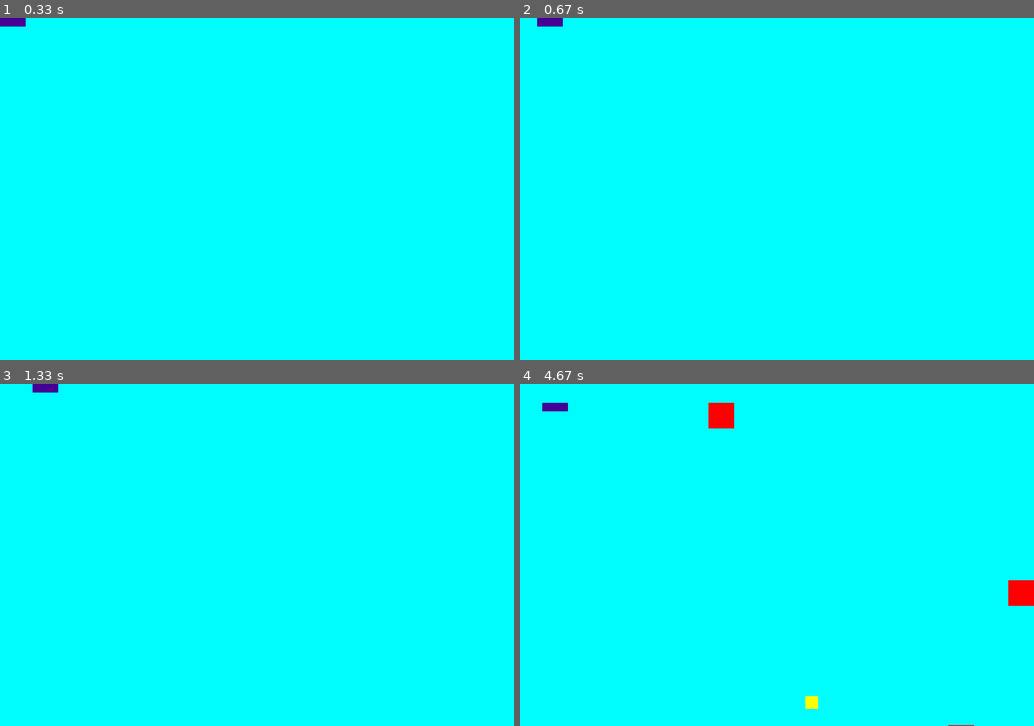
Above: before the commit, frames 1-4 (two rows, left to right).
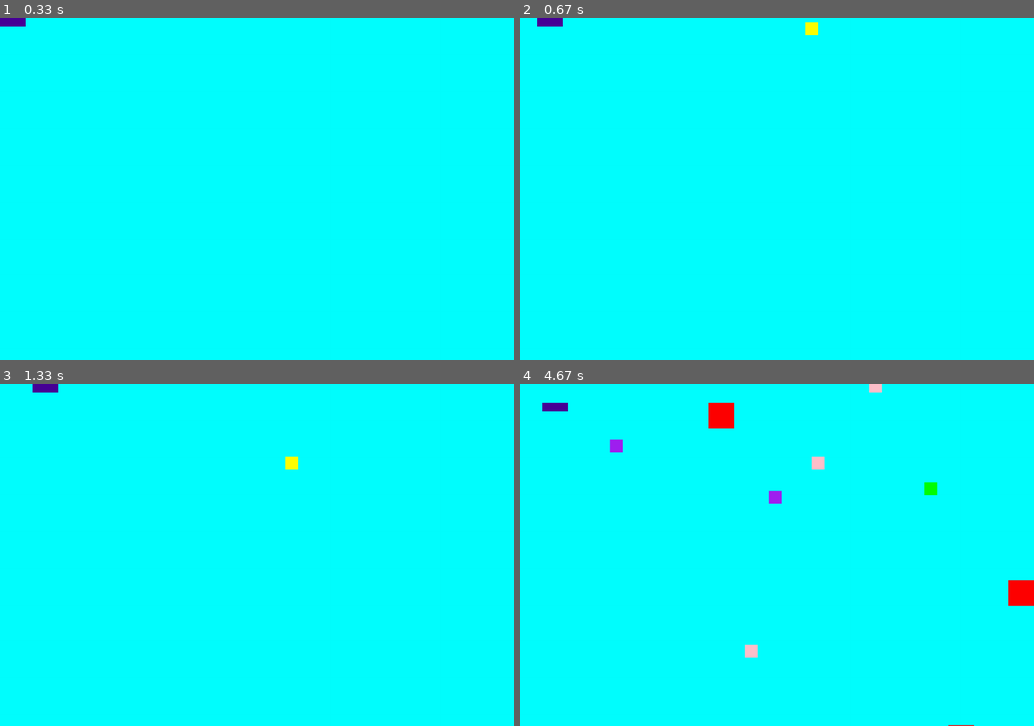
Above: after the commit, the same moments.

Repository: Michael-Kiniaiev/py-game
Game: pygame game, started from main.py
Same seed, same stepped clock (60 frames per second), same inputs: the game is played once before the commit and once after it.
Inputs:
- Up to frame 1 (0.33 s): no input
- Up to frame 2 (0.67 s): hold Right from 0.33 s (still down)
- Up to frame 3 (1.33 s): release Right at 0.8 s; hold Up 0.83-1.13 s; hold Right from 1.17 s (still down)
- Up to frame 4 (4.67 s): release Right at 1.63 s; hold Left 1.67-2.2 s; hold Down 2.23-2.53 s; hold Left 2.57-2.97 s; hold Up 3-3.37 s; hold Right 3.4-4.03 s; hold Down 4.07-4.43 s; hold Left from 4.47 s (still down)

Frame 1 is identical in both runs. In frame 2, 0.1% of the frame differs, in the area x 55-58%, y 1-5%; in frame 3, 0.1%; in frame 4, 0.7%, in the area x 17-82%, y 0-95%.

Commit message:
Update main.py

Diff:
--- a/main.py
+++ b/main.py
@@ -17,7 +17,7 @@
 CREATE_BONUS = pygame.USEREVENT +2
 
 pygame.time.set_timer(CREATE_ENEMY, 1500)
-pygame.time.set_timer(CREATE_BONUS, 1500)
+pygame.time.set_timer(CREATE_BONUS, 500)
 
 main_display = pygame.display.set_mode((WIDTH, HEIGHT))
 
